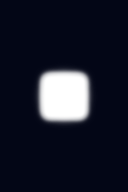
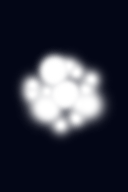
Layer changes from the first 128px x 192px image to the second:
added layer "Capa 6" above "Rectángulo 1" over [12, 46, 116, 145]
hid "Rectángulo 1" over [30, 62, 98, 130]
